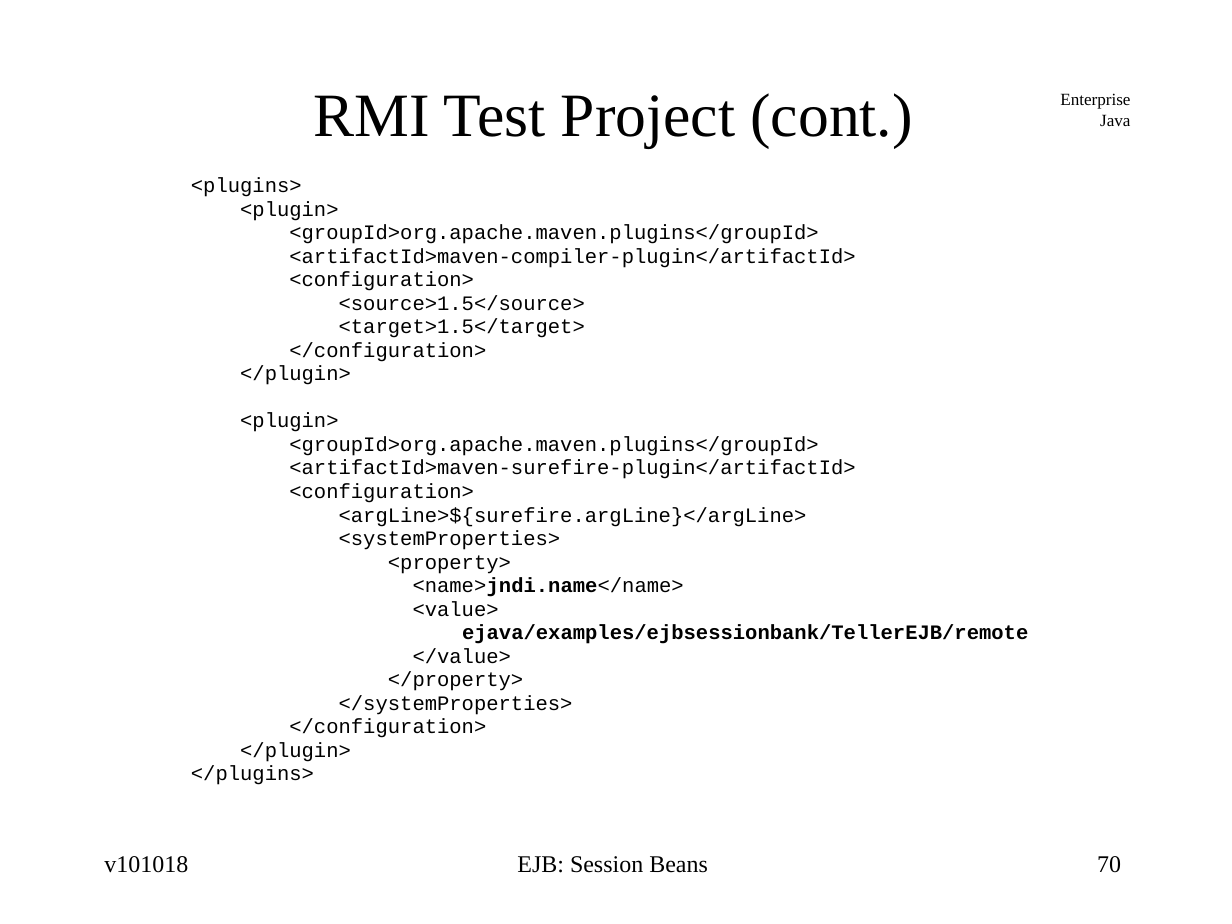
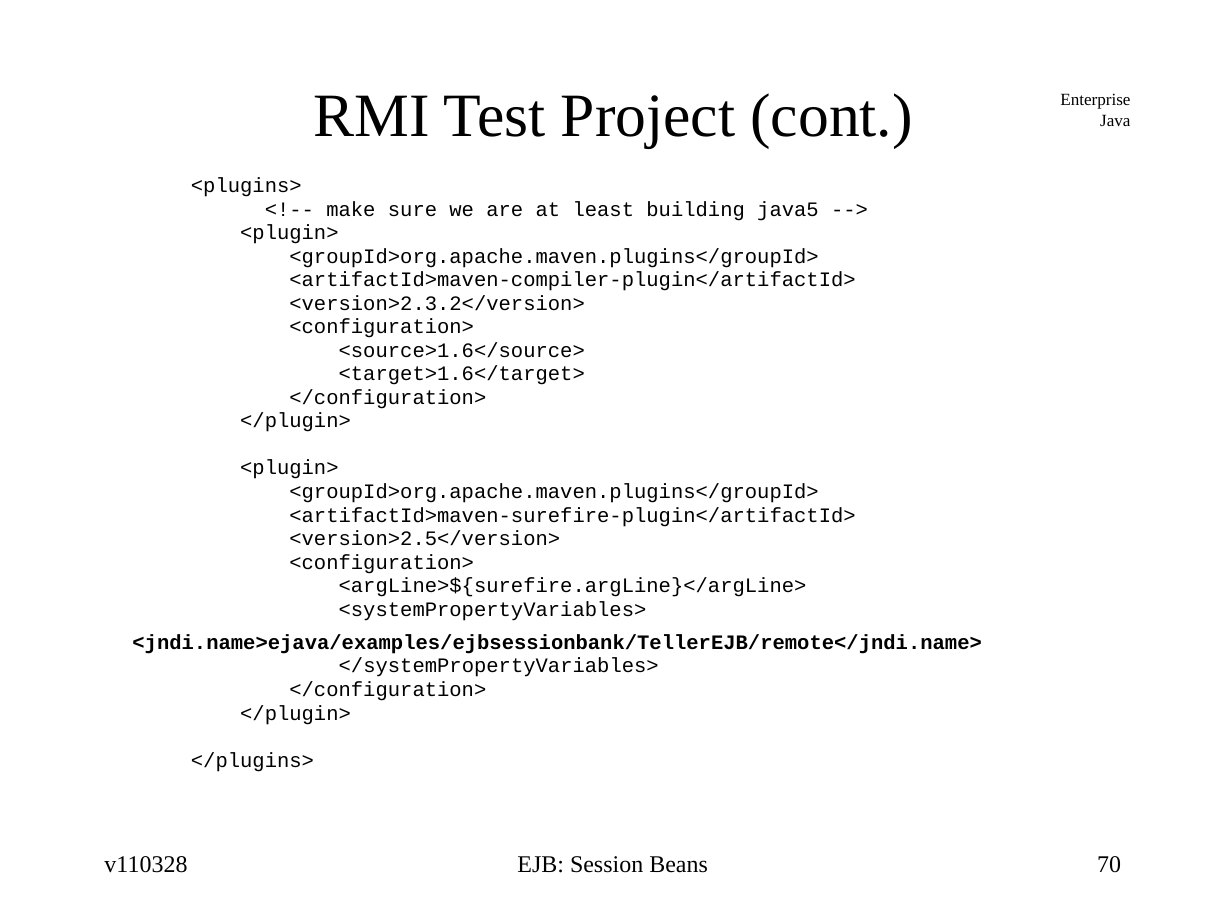
Before and after one commit to jcstaff/ejava-javaee, a slide deck: slide 70 of ejbsessionBank/src/site/resources/lectures/ejbSession.ppt. Drawn at 1232x924 pixels with LibreOffice and Linux fonts; fonts in the diff are those of the drawing. Boxes give left, top, right and bottom in pixels: in the first picture for what was removed or moved away, otherwise in the second. Text is boxed around its words. In the diff, an @@ line names an element or a change of style, - is before the commit and + after.

```diff
--- a/ejbsessionBank/src/site/resources/lectures/ejbSession.ppt
+++ b/ejbsessionBank/src/site/resources/lectures/ejbSession.ppt
@@ text at <box>326,201,819,221</box>: paragraph added @@
+<!-- make sure we are at least building java5 -->
@@ text at <box>289,295,584,311</box>: paragraph added @@
+<version>2.3.2</version>
@@ text at <box>339,342,585,385</box>: text changed @@
-<source>1.5</source>
-<target>1.5</target>
+<source>1.6</source>
+<target>1.6</target>
@@ text at <box>289,530,560,546</box>: paragraph added @@
+<version>2.5</version>
@@ text at <box>132,601,981,677</box>: text changed; bold on @@
-<systemProperties>
-<property>
-<name>jndi.name</name>
-<value>
-ejava/examples/ejbsessionbank/TellerEJB/remote
-</value>
-</property>
-</systemProperties>
+<systemPropertyVariables>
+<jndi.name>ejava/examples/ejbsessionbank/TellerEJB/remote</jndi.name>
+</systemPropertyVariables>
@@ text at <box>104,856,187,873</box>: text changed @@
-v101018
+v110328
```
Also in this commit, not shown: 74 other slides changed, 2 slides added, 1 slide removed, 2 other files.
